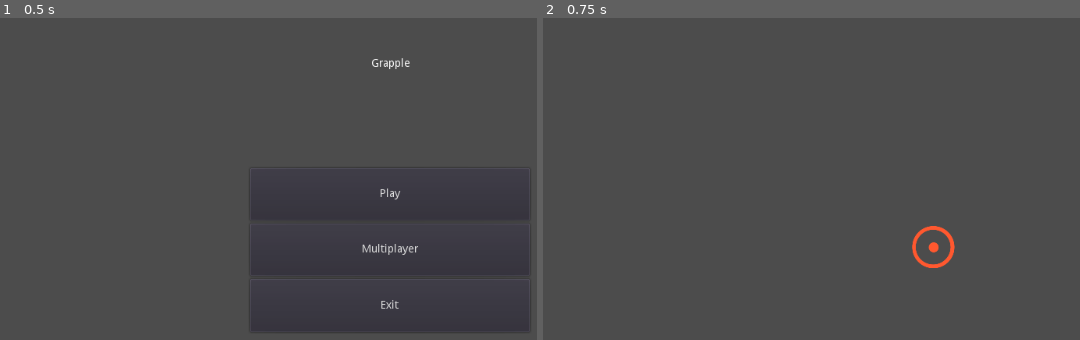
Above: before the commit, frames 1-2 (left to right).
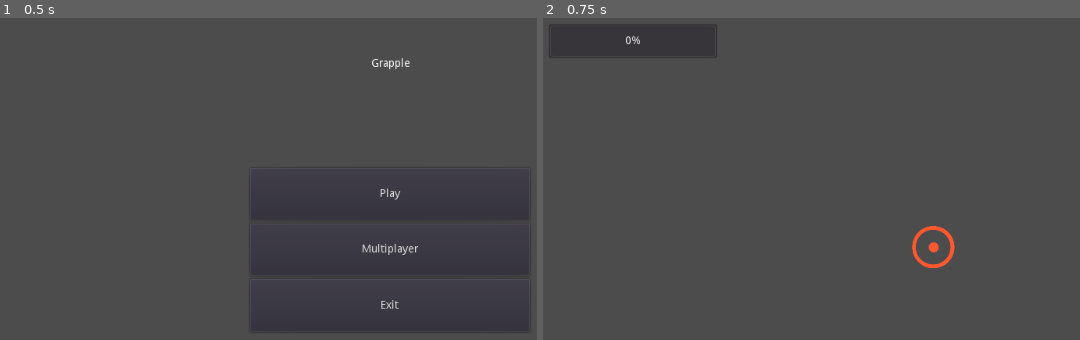
Above: after the commit, the same moments.

Repository: AdithaD/grapple
Game: Godot game, scene res://Scenes/MainMenu.tscn
Same seed, same stepped clock (60 frames per second), same inputs: the game is played once before the commit and once after it.
Inputs:
- Up to frame 1 (0.5 s): no input
- Up to frame 2 (0.75 s): click "Play" at 0.5 s

Frame 1 is identical in both runs. In frame 2, less than 0.1% of the frame differs, in the area x 1-33%, y 2-13%.

Commit message:
added health and fall damage. reworked gravity

Diff:
--- /dev/null
+++ b/Scenes/HealthBar.gd
@@ -0,0 +1,22 @@
+extends ProgressBar
+
+var player
+
+func _ready():
+	print("l")
+	GameState.connect("init_complete", self, "_on_Init_Complete")
+
+
+func _on_Init_Complete():
+	var players = $"/root/Main/Players".get_children()
+	for p in players:
+		if(p.is_network_master()):
+			player = p
+
+	max_value = player.starting_health
+	value = player.current_health
+
+	player.connect("on_damage", self, "_on_Player_Damage")
+
+func _on_Player_Damage():
+	value = player.current_health
--- a/Scenes/World.gd
+++ b/Scenes/World.gd
@@ -1,7 +1 @@
 extends Node
-
-export (PackedScene) var player_scene
-
-var player_info = {}
-
-var my_info = { name = "MightySmack" }
--- a/Scenes/World.tscn
+++ b/Scenes/World.tscn
@@ -1,7 +1,8 @@
-[gd_scene load_steps=9 format=2]
+[gd_scene load_steps=10 format=2]
 
 [ext_resource path="res://Assets/crosshair.png" type="Texture" id=1]
 [ext_resource path="res://Scenes/World.gd" type="Script" id=2]
+[ext_resource path="res://Scenes/HealthBar.gd" type="Script" id=3]
 
 [sub_resource type="CubeMesh" id=1]
 size = Vector3( 30, 1, 30 )
@@ -186,6 +187,17 @@
 [node name="UI" type="Control" parent="."]
 anchor_right = 1.0
 anchor_bottom = 1.0
+__meta__ = {
+"_edit_use_anchors_": false
+}
+
+[node name="HealthBar" type="ProgressBar" parent="UI"]
+margin_left = 20.0
+margin_top = 14.0
+margin_right = 236.0
+margin_bottom = 58.0
+rounded = true
+script = ExtResource( 3 )
 __meta__ = {
 "_edit_use_anchors_": false
 }
--- a/Scripts/Player.gd
+++ b/Scripts/Player.gd
@@ -7,52 +7,73 @@
 
 export (PackedScene) var debug_ball
 
+export var sensitivity = 1
+
 export var speed = 10
 export var sprint_multiplier = 2
-export var fall_acceleration = 55
-export var air_move_force = 20
-export var jump_impulse = 35
-
-export var sensitivity = 1
+
+export var fall_acceleration = 10
+export var air_move_force = 4
+
+export var jump_impulse = 8
 
 export var grapple_acceleration = 70
 export var max_grapple_speed = 60
 export var max_grapple_distance = 100
-
-var velocity = Vector3.ZERO
-var grapple_time = 0
-
 var grappling = false
 var grapple_point = Vector3.ZERO
 
+export var starting_health: int  = 100
+var current_health := starting_health
+
+var falling = false
+export var fall_damage_cutoff_velocity = 10
+export var fall_damage_factor = 2.4
+
+var velocity = Vector3.ZERO
+var last_vel = Vector3.ZERO
+
+signal on_damage
+signal on_death
+
+func _enter_tree():
+	print("pp")
+
 func _ready():
+	print("p")
+	# Set players camera as the main
 	if is_network_master():
 		Input.set_mouse_mode(Input.MOUSE_MODE_CAPTURED)
 		$Pivot/Camera.make_current()
+
 
 func _physics_process(delta):
 	if(is_network_master()):
 		look_move(delta)
 		actions(delta)
 
-func actions(delta):
+func actions(_delta):
 	if Input.is_action_just_pressed("grapple"):
 		if(grappling):
 			stop_grappling()
 		else:
 			print("attempt grapple")
+
+			# Project a ray from the screen through the crosshair
 			var center = Vector2(get_viewport().size.x / 2, get_viewport().size.y / 2)
 			var from = $Pivot/Camera.project_ray_origin(center)
 			var to = from + $Pivot/Camera.project_ray_normal(center) * 100
-
 			var space_state = get_world().direct_space_state
 			var camera_result = space_state.intersect_ray(from, to, [], 0b10)
 
 			if(camera_result):
 				print("camera_hit")
+
+				# Project a ray from the player's hand to the hit point.
 				var global_hand_pos = $Hand.global_transform.origin
 				var result = space_state.intersect_ray(global_hand_pos, global_hand_pos + (camera_result.position - global_hand_pos) * max_grapple_distance, [self], 0b10)
 
+				#Where it hits grapple to it.
 				if(result):
 					print("player_hit")
 					print(result.position)
@@ -61,13 +82,14 @@
 					start_grapple(result.position)
 
 
-
+# Initiates a grapple to a target point
 func start_grapple(to: Vector3):
-	grapple_time = 0
+	# Creates a debug ball at hit position
 	var inst = debug_ball.instance()
 	get_tree().root.add_child(inst)
 	inst.global_transform.origin = to
 
+	# Sets parameters for the grapple line
 	$Hand/GrappleLine.set_to(to)
 	$Hand/GrappleLine.enable()
 
@@ -81,6 +103,7 @@
 func look_move(delta):
 	var direction = Vector3.ZERO
 
+	# Basic Keyboard Movement
 	if Input.is_action_pressed("move_right"):
 		direction.x -= 1
 	if Input.is_action_pressed("move_left"):
@@ -94,9 +117,13 @@
 			direction = direction.normalized();
 
 	if(is_on_floor()):
+		if(falling):
+			falling = false
+			take_fall_damage()
 		velocity.x = direction.x * speed
 		velocity.z = direction.z * speed
 
+		# Rotates the velocity vector based on the rotation of the player
 		velocity = transform.basis.xform(velocity)
 
 		if Input.is_action_pressed("sprint"):
@@ -110,26 +137,49 @@
 
 	velocity.y -= fall_acceleration * delta
 
+	if(velocity.y > fall_acceleration * delta):
+		falling = true
+
 	if(grappling):
-		grapple_time += delta
+		# Apply a force towards the grapple point that decreases with distance.
 		var force = (grapple_point - $Hand.global_transform.origin) * grapple_acceleration
 		velocity += force * delta
 		if(velocity.length() >  max_grapple_speed):
 			velocity = velocity.normalized() * max_grapple_speed
 
-	print(velocity)
-#	velocity = move_and_slide(velocity, Vector3.UP)
 	rpc("apply_movement", velocity)
 
-remotesync func apply_movement(velocity):
-	self.velocity = move_and_slide(velocity, Vector3.UP)
-
+remotesync func apply_movement(new_velocity):
+	last_vel = self.velocity
+	self.velocity = move_and_slide(new_velocity, Vector3.UP)
+
+# Forces the synchronization of translation and velocity between peers
 puppet func receive_sync(sync_translation, sync_velocity):
 	print("recieving sync from ", get_tree().get_rpc_sender_id())
 	translation = sync_translation
 	velocity = sync_velocity
 
+func take_fall_damage():
+	var diff = abs(last_vel.y - velocity.y)
+	print(diff)
+	if(diff >  fall_damage_cutoff_velocity):
+		take_damage((diff - fall_damage_cutoff_velocity) * fall_damage_factor)
+
+remotesync func take_damage(amnt):
+	current_health -= amnt
+	emit_signal("on_damage")
+
+	print("pid ",  get_name(), " taking ", amnt, " damage. health is now ", current_health)
+
+	if(current_health < 0):
+		emit_signal("on_death")
+		die()
+
+func die():
+	print("You died")
+
 func _input(event):
+	# Rotates the camera based on mouse input
 	if event is InputEventMouseMotion:
 		var roty = event.relative.x / get_viewport().size.x * sensitivity
 
@@ -144,7 +194,7 @@
 func set_player_name(name):
 	$Sprite3D/Viewport/PlayerName.set_player_name(name)
 
-
+# Timer for sync
 func _on_SyncTimer_timeout():
 	if(is_network_master()):
 		rpc_unreliable("receive_sync", translation, velocity)
--- a/game_state.gd
+++ b/game_state.gd
@@ -25,6 +25,8 @@
 signal connection_succeeded()
 signal game_ended()
 signal game_error(what)
+
+signal init_complete()
 
 # Callback from SceneTree.
 func _player_connected(id):
@@ -63,11 +65,12 @@
 
 # Lobby management functions.
 
-remote func register_player(new_player_name, lobby_name):
+remote func register_player(new_player_name, new_lobby_name):
 	var id = get_tree().get_rpc_sender_id()
 	print(id)
 	players[id] = new_player_name
-	self.lobby_name = lobby_name
+	lobby_name =  new_lobby_name
+
 	emit_signal("player_list_changed")
 
 
@@ -110,6 +113,7 @@
 
 
 remote func post_start_game():
+	emit_signal("init_complete")
 	get_tree().set_pause(false) # Unpause and unleash the game!
 
 
